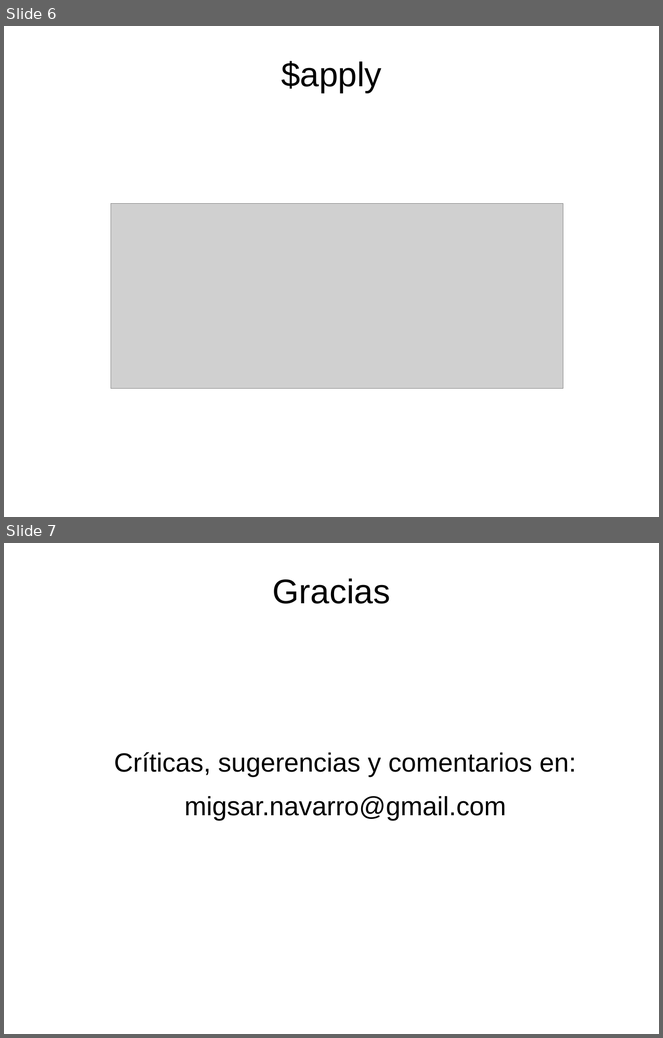
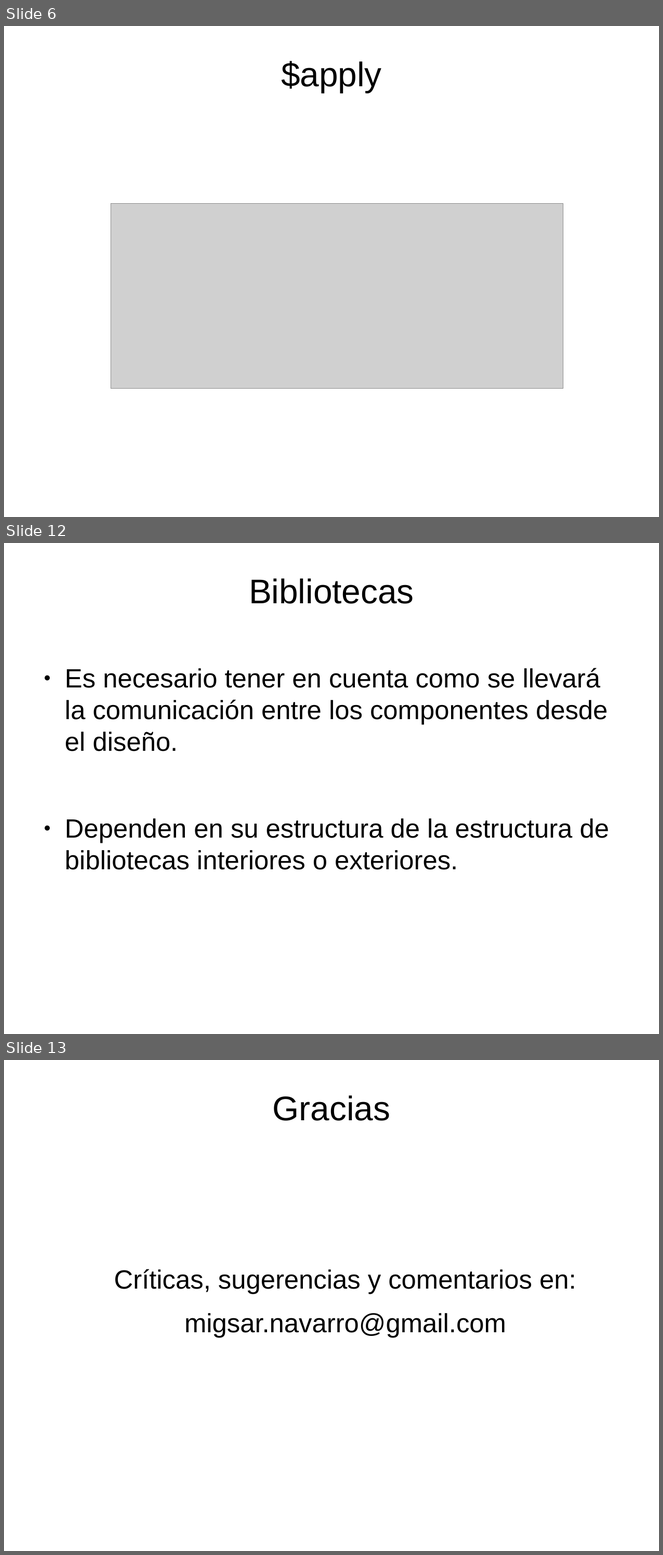
Before and after one commit to migh/mexico-city-webgl-meetup, a slide deck: 004/slideshow/002-Ng-Threejs-Websockets.odp. Shown one above the other, each under a label of ours: slides 6 and 7 before the commit, slides 6, 12 and 13 after it; the slides between them are not shown. The pictures are 663x1038 and 663x1555 pixels, drawn with LibreOffice and Linux fonts; fonts in the diff are those of the drawing; grey boxes stand for pictures; background and template pictures are left out. Boxes give left, top, right and bottom in pixels: in the first picture for what was removed or moved away, otherwise in the second. Text is boxed around its words. In the diff, an @@ line names an element or a change of style, - is before the commit and + after.

```diff
--- a/004/slideshow/002-Ng-Threejs-Websockets.odp
+++ b/004/slideshow/002-Ng-Threejs-Websockets.odp
@@ slide 12 added at <box>4,543,659,1034</box>, background picture (left out) @@
@@ title added at <box>249,578,414,604</box>, 41.4 pt, text #000000 @@
+Bibliotecas
@@ text added at <box>65,668,609,870</box>, 32 pt, text #000000 @@
+● Es necesario tener en cuenta como se llevará la comunicación entre los componentes desde el diseño.
+● Dependen en su estructura de la estructura de bibliotecas interiores o exteriores.
@@ what was slide 7 is now slide 13 @@
```
Also in this commit, not shown: 5 other slides added, 4 other files.
